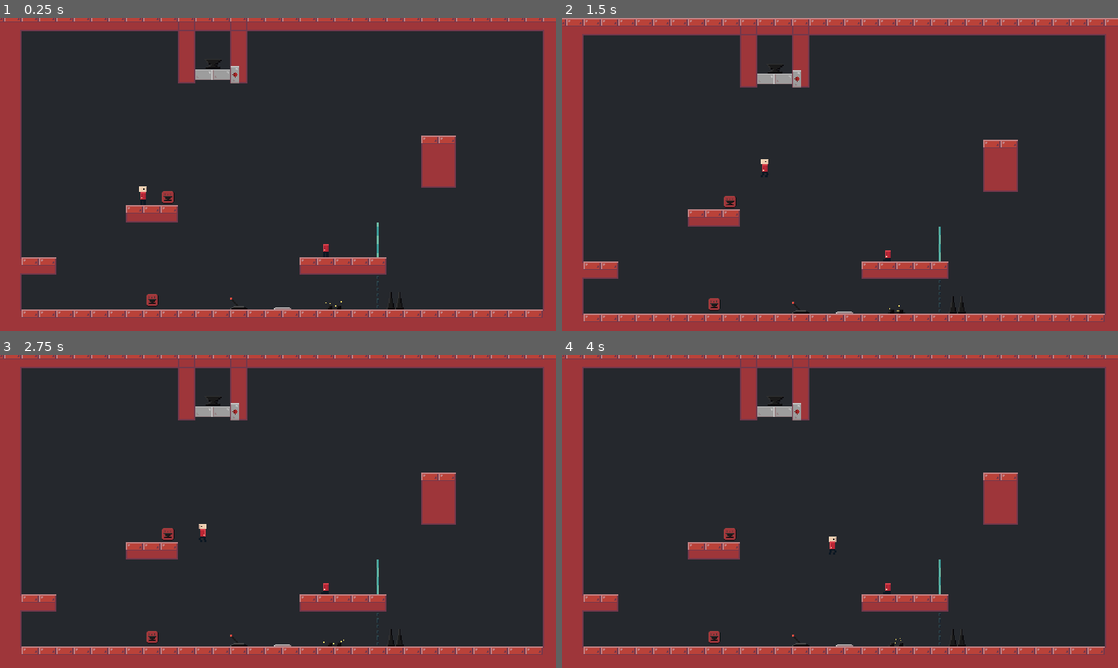
Above: before the commit, frames 1-4 (two rows, left to right).
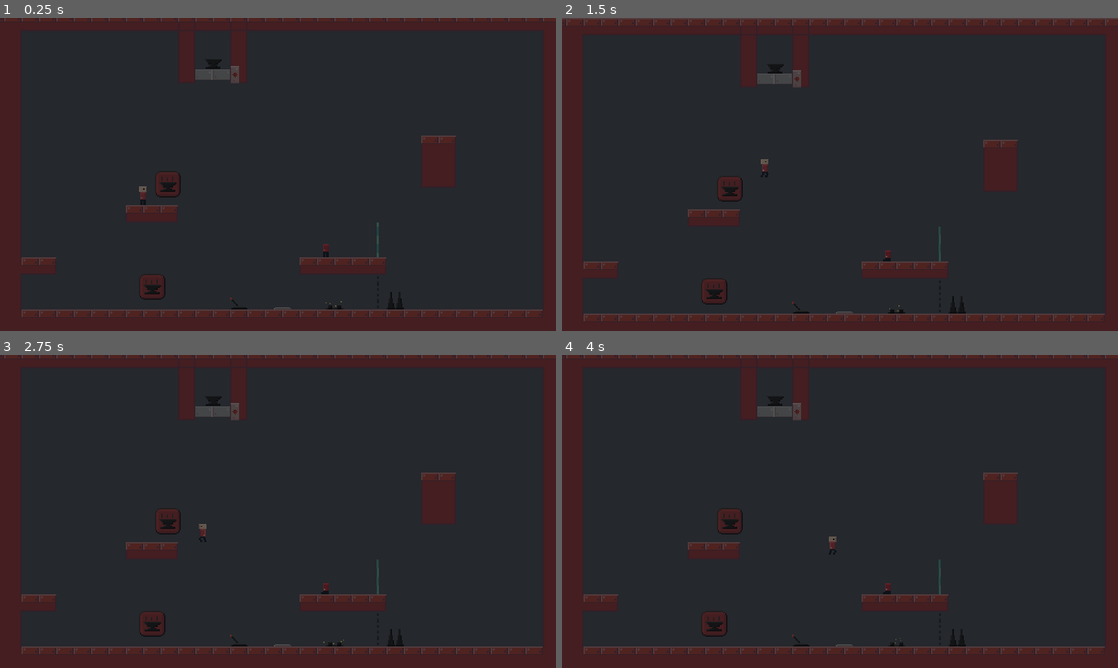
Above: after the commit, the same moments.

Repository: Lunatic-Games/kill-me-now
Game: Godot game, scene res://levels/level_test.tscn
The game is run twice, just before and just after one commit, with the same random seed, the same clock (stepped at 60 frames per second) and the same inputs.
Inputs (mouse positions are in pixels of both pictures, inside the frame that each line leads up to):
- Up to frame 1 (0.25 s): no input
- Up to frame 2 (1.5 s): move the mouse to (962, 158) at 0.52 s; hold D (move_right) from 0.53 s (still down); tap E (interact) at 0.6, 1.35 s; click (962, 158) at 0.67 s; tap Space (jump) at 0.77 s; tap Enter at 1.25 s; move the mouse to (728, 190) at 1.27 s
- Up to frame 3 (2.75 s): tap Space (jump) at 1.52 s; move the mouse to (333, 442) at 2.02 s; release D (move_right) at 2.03 s; hold A (move_left) from 2.03 s (still down); tap E (interact) at 2.1 s
- Up to frame 4 (4 s): move the mouse to (812, 574) at 2.77 s; release A (move_left) at 2.78 s; hold D (move_right) from 2.78 s (still down); tap E (interact) at 2.85, 3.6 s; click (812, 574) at 2.92 s; tap Space (jump) at 3.02, 3.77 s; move the mouse to (1006, 558) at 3.52 s

The runs differ from the first frame. In frame 1, 21% of the frame differs, in the area x 0-100%, y 0-100%; in frame 2, 21%; in frame 3, 21%; in frame 4, 21%.

Commit message:
Darkness

Diff:
--- a/dialogue/dialogue.tscn
+++ b/dialogue/dialogue.tscn
@@ -1,7 +1,10 @@
-[gd_scene load_steps=4 format=2]
+[gd_scene load_steps=5 format=2]
 
 [ext_resource path="res://dialogue/dialogue.gd" type="Script" id=1]
 [ext_resource path="res://menus/upheavtt.ttf" type="DynamicFontData" id=2]
+
+[sub_resource type="CanvasItemMaterial" id=2]
+light_mode = 1
 
 [sub_resource type="DynamicFont" id=1]
 outline_size = 1
@@ -12,13 +15,16 @@
 script = ExtResource( 1 )
 
 [node name="Label" type="Label" parent="."]
+material = SubResource( 2 )
 margin_left = -20.0
 margin_top = -20.0
 margin_right = 20.0
 margin_bottom = 20.0
 grow_horizontal = 2
-rect_min_size = Vector2( 200, 0 )
+rect_min_size = Vector2( 400, 0 )
 custom_fonts/font = SubResource( 1 )
+custom_colors/font_color = Color( 0.87451, 0.87451, 0.87451, 1 )
+align = 1
 valign = 2
 __meta__ = {
 "_edit_use_anchors_": false
--- a/levels/train_station_1.tscn
+++ b/levels/train_station_1.tscn
@@ -13,7 +13,6 @@
 [ext_resource path="res://levels/vertical_camera_boundry.tscn" type="PackedScene" id=11]
 [ext_resource path="res://npc/npc.tscn" type="PackedScene" id=12]
 [ext_resource path="res://decorations/background.png" type="Texture" id=13]
-[ext_resource path="res://icon.png" type="Texture" id=14]
 [ext_resource path="res://decorations/tunnel.tscn" type="PackedScene" id=15]
 
 [node name="train_station_1" type="Node2D"]
@@ -62,19 +61,19 @@
 [node name="NPCs" type="Node2D" parent="."]
 
 [node name="NPC3" parent="NPCs" instance=ExtResource( 12 )]
-position = Vector2( 497, 431 )
-dialogue = [ "I think my train should be here by now", "I feel like it's been an eternity...", "" ]
-npc_texture = ExtResource( 14 )
+position = Vector2( 492, 448 )
+dialogue = [ "I think my train should be here by now", "I feel like it's been an eternity..." ]
 
 [node name="NPC2" parent="NPCs" instance=ExtResource( 12 )]
-position = Vector2( 149, 431 )
+position = Vector2( 144, 448 )
 dialogue = [ "Those rails look dangerous", "I saw someone touch them...", "They just disappeared..." ]
-npc_texture = ExtResource( 14 )
 
 [node name="NPC" parent="NPCs" instance=ExtResource( 12 )]
-position = Vector2( 272, 432 )
+position = Vector2( 272, 448 )
 dialogue = [ "Oh, hey there", "You new here too?", "Well, best of luck to you friend" ]
-npc_texture = ExtResource( 14 )
+
+[node name="Sprite" parent="NPCs/NPC" index="2"]
+modulate = Color( 0.509804, 0.454902, 0.901961, 1 )
 
 [node name="Body" parent="." instance=ExtResource( 3 )]
 position = Vector2( 340, 421 )
@@ -100,3 +99,5 @@
 [node name="CanvasLayer" type="CanvasLayer" parent="."]
 
 [node name="PauseMenu" parent="CanvasLayer" instance=ExtResource( 5 )]
+
+[editable path="NPCs/NPC"]
--- a/npc/npc.tscn
+++ b/npc/npc.tscn
@@ -2,24 +2,26 @@
 
 [ext_resource path="res://npc/npc.gd" type="Script" id=1]
 [ext_resource path="res://dialogue/dialogue.tscn" type="PackedScene" id=2]
-[ext_resource path="res://icon.png" type="Texture" id=3]
+[ext_resource path="res://npc/medium_npc.png" type="Texture" id=4]
 
 [sub_resource type="RectangleShape2D" id=1]
 extents = Vector2( 16, 16 )
 
 [node name="NPC" type="Node2D"]
 script = ExtResource( 1 )
+npc_texture = ExtResource( 4 )
 
 [node name="Dialogue" parent="." instance=ExtResource( 2 )]
-position = Vector2( 0, -50 )
+position = Vector2( 0, -68 )
 
 [node name="Area2D" type="Area2D" parent="." groups=[
 "interactable",
 ]]
+position = Vector2( 0, -16 )
 
 [node name="CollisionShape2D" type="CollisionShape2D" parent="Area2D"]
 shape = SubResource( 1 )
 
 [node name="Sprite" type="Sprite" parent="."]
-scale = Vector2( 0.5, 0.5 )
-texture = ExtResource( 3 )
+texture = ExtResource( 4 )
+offset = Vector2( 0, -24 )
--- a/soul/camera.tscn
+++ b/soul/camera.tscn
@@ -12,4 +12,7 @@
 [node name="Area2D" type="Area2D" parent="."]
 
 [node name="CollisionShape2D" type="CollisionShape2D" parent="Area2D"]
-shape = SubResource( 7 )
+shape = SubResource( 1 )
+
+[node name="CanvasModulate" type="CanvasModulate" parent="."]
+color = Color( 0.494118, 0.494118, 0.494118, 0.756863 )
Not shown: 1 places in levels/train_station_1.tscn that only renumber resources
Binary file added: npc/medium_npc.png
Not shown, added: npc/medium_npc.png.import
Not shown: 1 places in soul/camera.tscn that only renumber resources
Not shown, changed: body/body.pyxel
Not shown, changed: contraptions/anvil/anvil.pyxel
Not shown, changed: menus/check_box.pyxel
Not shown, changed: menus/check_box_checked.pyxel
Not shown, changed: menus/slider_handle.pyxel
Not shown, added: npc/medium_npc.pyxel
Not shown, changed: soul/soul.pyxel
